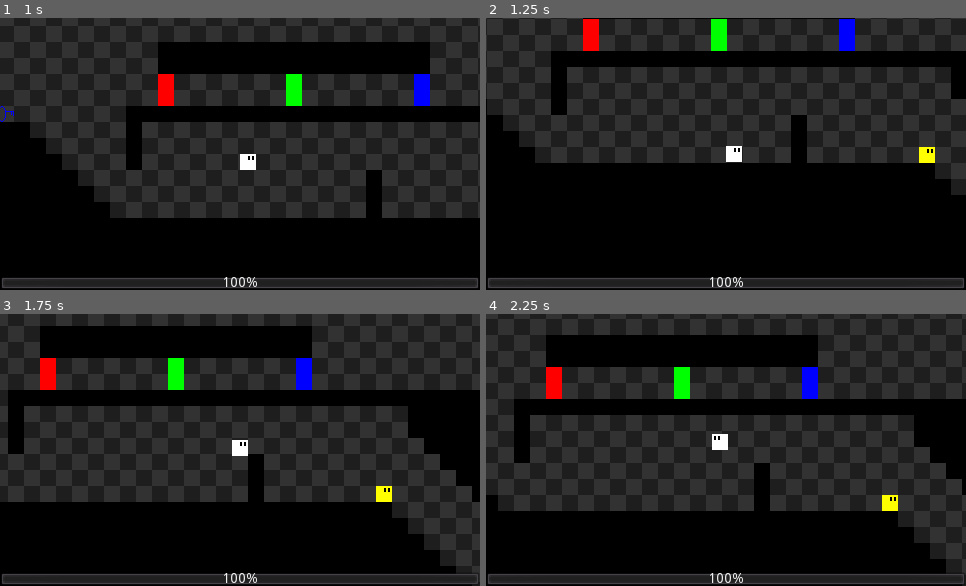
Above: before the commit, frames 1-4 (two rows, left to right).
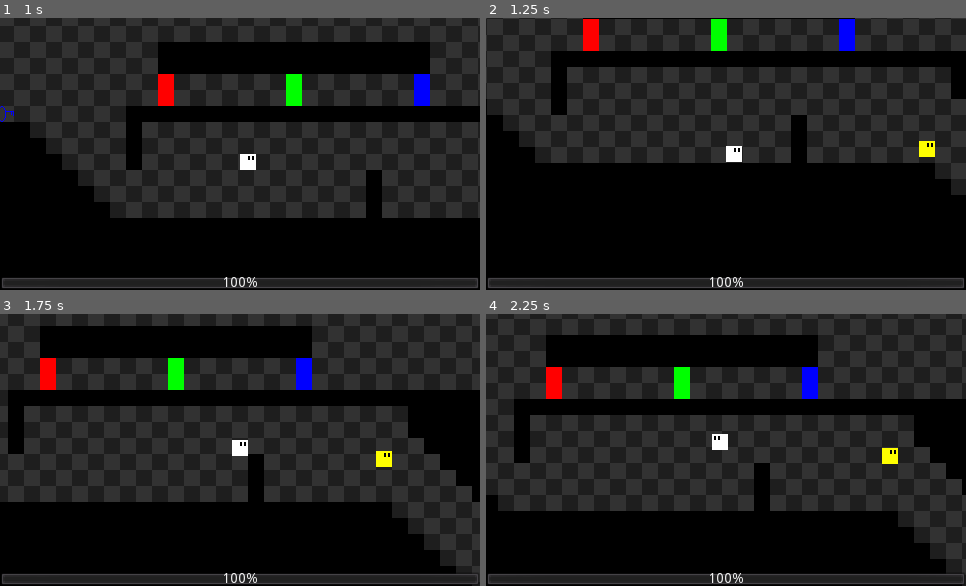
Above: after the commit, the same moments.

Repository: POtOSoftware/Project-Poop-Shit
Game: Godot game, scene res://Levels/dev.tscn
The game is run twice, just before and just after one commit, with the same random seed, the same clock (stepped at 60 frames per second) and the same inputs. The engine's default icon, where the game draws it, is replaced by a stand-in: a white triangle on a blue panel in a dark square.
Inputs:
- Up to frame 1 (1 s): tap Enter at 0.5 s; hold Right (move_right) from 0.53 s (still down); hold Up (jump) from 0.53 s (still down)
- Up to frame 2 (1.25 s): keep holding Right (move_right); keep holding Up (jump)
- Up to frame 3 (1.75 s): keep holding Right (move_right); release Up (jump) at 1.28 s; tap Ctrl (fire) at 1.35 s; tap Up (jump) at 1.52, 1.55 s
- Up to frame 4 (2.25 s): tap Up (jump) at 1.82 s; release Right (move_right) at 2.03 s; hold Left (move_left) from 2.03 s (still down); hold Up (jump) from 2.03 s (still down)

Frame 1 is identical in both runs. In frame 2, 0.2% of the frame differs, in the area x 90-94%, y 45-54%; in frame 3, 0.4%, in the area x 78-82%, y 50-70%; in frame 4, 0.4%.

Commit message:
jump moment

Diff:
--- a/Enemies/YellowGuy.gd
+++ b/Enemies/YellowGuy.gd
@@ -6,7 +6,7 @@
 
 # movement stuffs :3
 export(int) var move_speed = 150
-export(int) var jump_power = -500
+export(int) var jump_power = 300
 
 var player_detected : bool = false
 var is_dead : bool = false
@@ -46,11 +46,13 @@
 	if ai_enabled:
 		update_ai()
 
-	velocity = move_and_slide(velocity)
+	velocity = move_and_slide(velocity, Vector2.UP)
 
 func jump():
-	pass
+	if is_on_floor():
+		velocity.y = -jump_power
 
 func update_ai():
 	if detection_ray.get_collider() == Global.player:
 		gun.fire()
+	jump()
